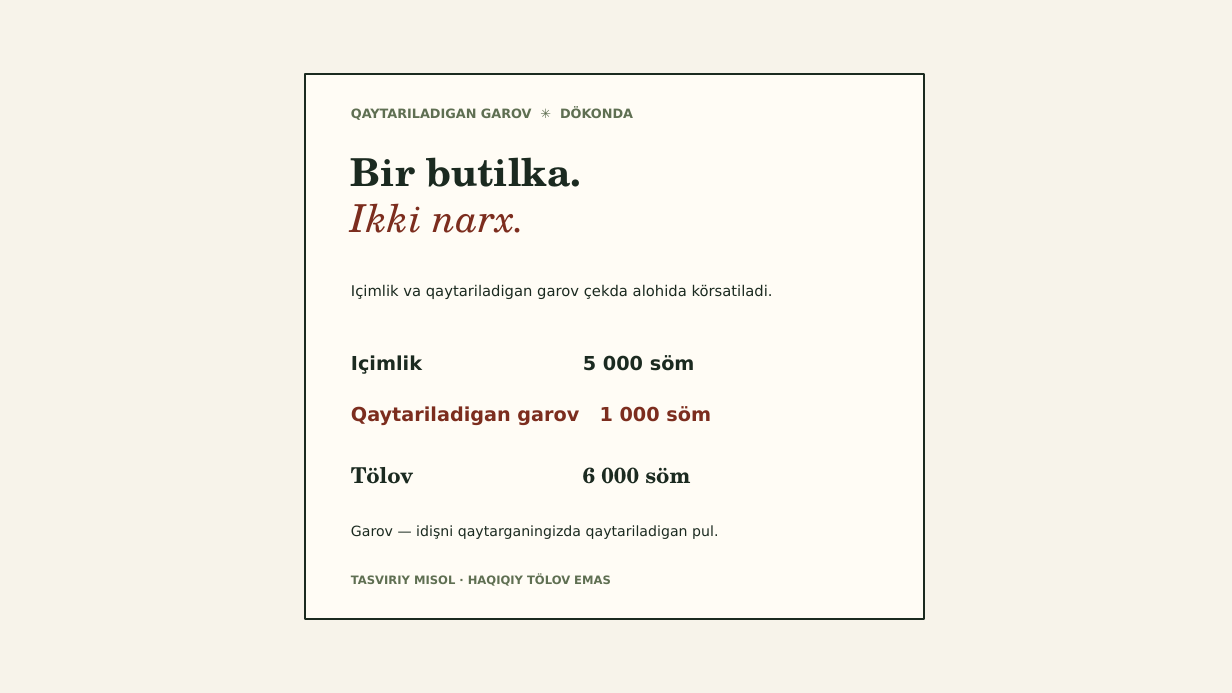
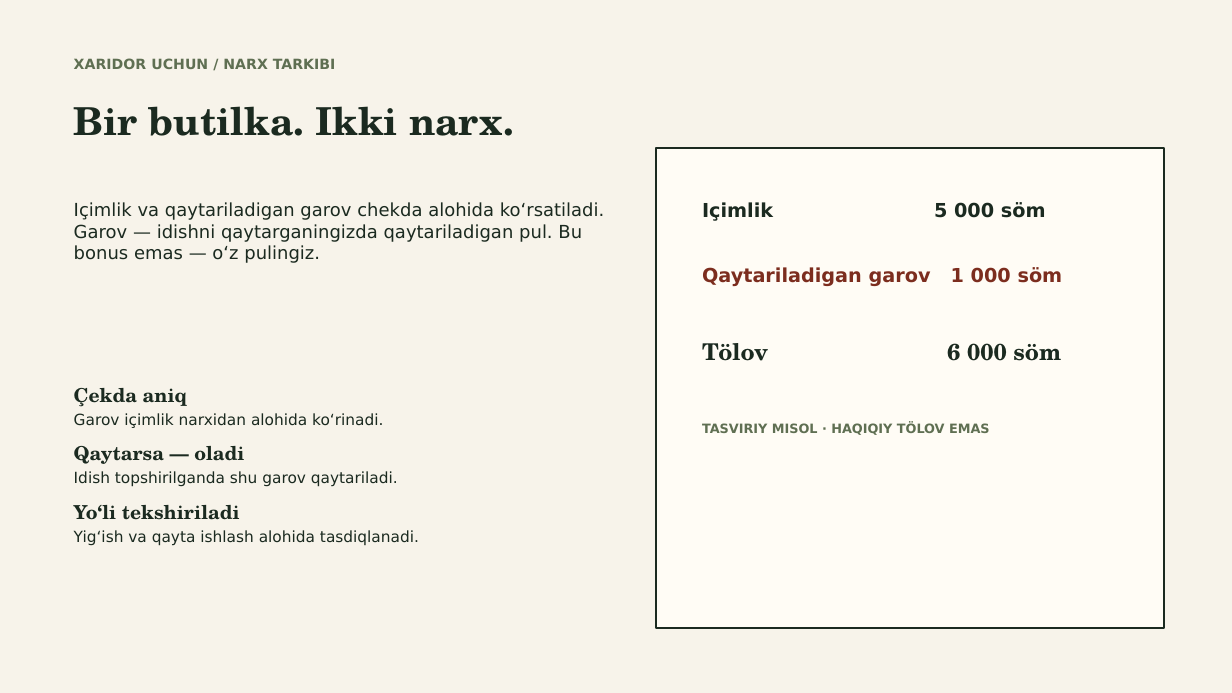
Before and after one commit to jasur-ai/brag, a slide deck: slide 5 of ekologiya-taqdimot.pptx (slide 6 before the commit). Drawn at 1232x693 pixels with LibreOffice and Linux fonts; fonts in the diff are those of the drawing. Boxes give left, top, right and bottom in pixels: in the first picture for what was removed or moved away, otherwise in the second. Text is boxed around its words. In the diff, an @@ line names an element or a change of style, - is before the commit and + after.

```diff
--- a/ekologiya-taqdimot.pptx
+++ b/ekologiya-taqdimot.pptx
@@ text added at box(74, 58, 336, 69), 11 pt, text #5F6F52, bold @@
+XARIDOR UCHUN / NARX TARKIBI
@@ text at box(74, 106, 514, 136): text changed @@
-Bir butilka.
-Ikki narx.
+Bir butilka. Ikki narx.
@@ text removed at box(351, 108, 633, 120) @@
-QAYTARILADIGAN GAROV ✳ DÖKONDA
@@ rectangle: place and size @@
-rectangle at box(305, 74, 924, 619)
+rectangle at box(656, 148, 1165, 628)
@@ text added at box(74, 202, 604, 263), 14 pt, text #1B2A20 @@
+Içimlik va qaytariladigan garov chekda alohida ko‘rsatiladi. Garov — idishni qaytarganingizda qaytariladigan pul. Bu bonus emas — o‘z pulingiz.
@@ text "Içimlik 5 000 söm": place and size @@
-text "Içimlik 5 000 söm" at box(351, 355, 695, 374)
+text "Içimlik 5 000 söm" at box(702, 202, 1046, 221)
@@ text "Qaytariladigan garov 1 000 söm": place and size @@
-text "Qaytariladigan garov 1 000 söm" at box(351, 406, 711, 425)
+text "Qaytariladigan garov 1 000 söm" at box(702, 267, 1063, 286)
@@ text removed at box(351, 284, 773, 299) @@
-Içimlik va qaytariladigan garov çekda alohida körsatiladi.
@@ text "Tölov 6 000 söm": place and size @@
-text "Tölov 6 000 söm" at box(351, 467, 690, 484)
+text "Tölov 6 000 söm" at box(702, 343, 1061, 361)
@@ text "Tölov 6 000 söm" at box(702, 343, 1061, 361): size 17 to 18 pt @@
@@ text added at box(74, 388, 419, 546), 12 pt, text #1B2A20 @@
+Çekda aniq
+Garov içimlik narxidan alohida ko‘rinadi.
+Qaytarsa — oladi
+Idish topshirilganda shu garov qaytariladi.
+Yo‘li tekshiriladi
+Yig‘ish va qayta ishlash alohida tasdiqlanadi.
@@ text "TASVIRIY MISOL · HAQIQIY TÖLOV ...": place and size @@
-text "TASVIRIY MISOL · HAQIQIY TÖLOV ..." at box(351, 575, 611, 586)
+text "TASVIRIY MISOL · HAQIQIY TÖLOV ..." at box(702, 422, 990, 435)
@@ text "TASVIRIY MISOL · HAQIQIY TÖLOV ..." at box(702, 422, 990, 435): size 9 to 10 pt @@
@@ text removed at box(351, 525, 718, 539) @@
-Garov — idişni qaytarganingizda qaytariladigan pul.
```
Also in this commit, not shown: 7 other slides changed, 4 slides added, 6 slides removed.
